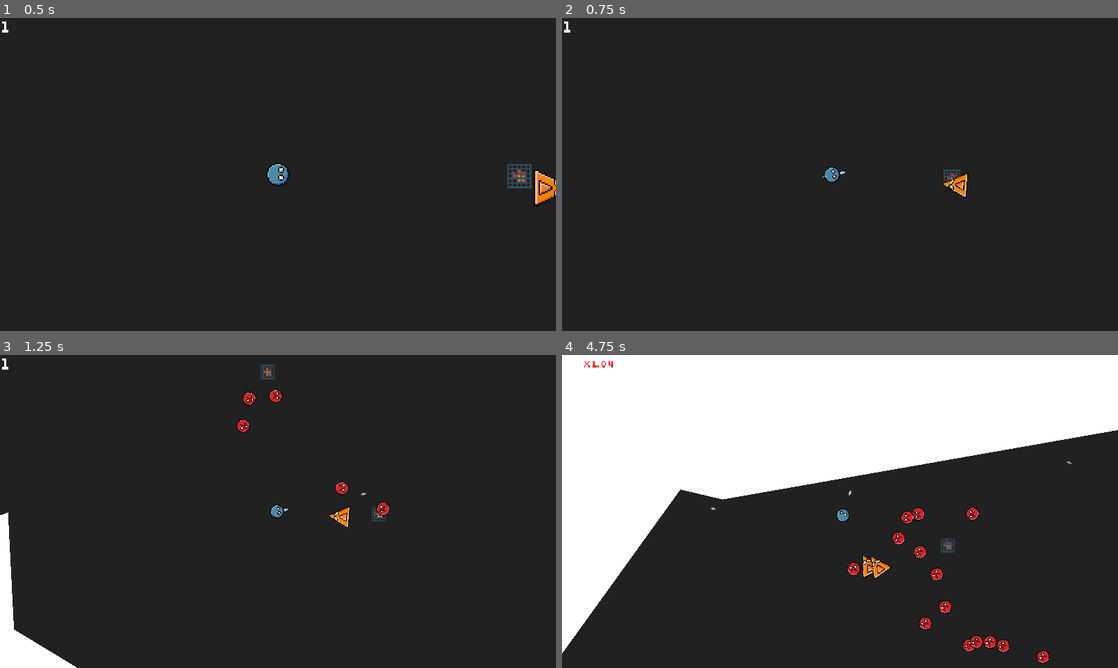
Above: before the commit, frames 1-4 (two rows, left to right).
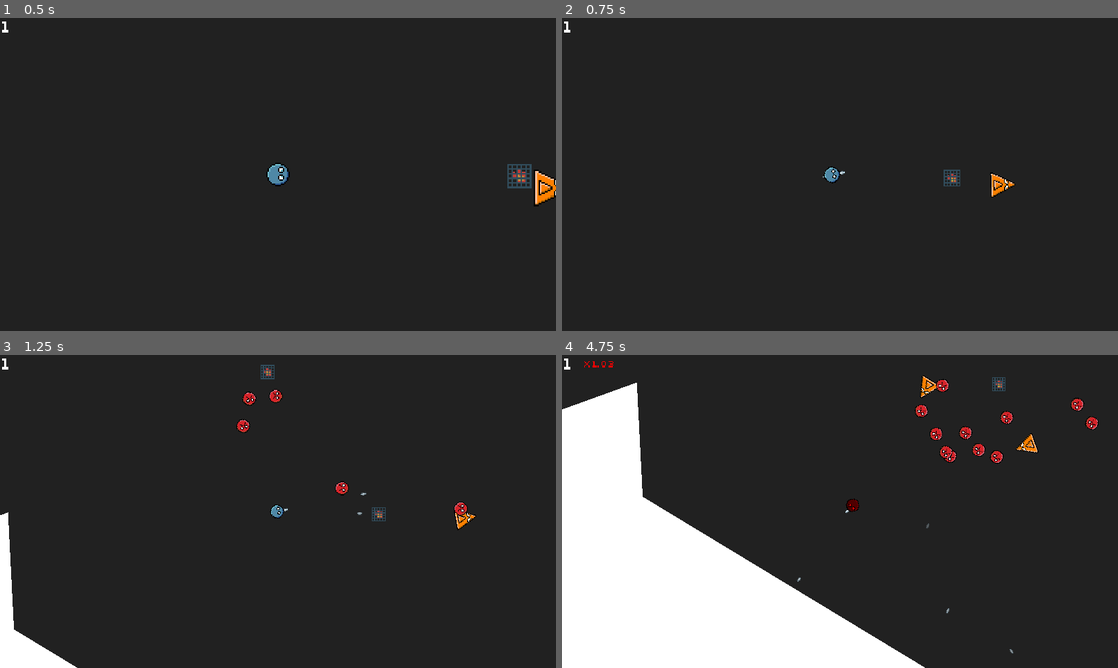
Above: after the commit, the same moments.

Repository: veprogames/top-down-incremental
Game: Godot game, scene res://level/level.tscn
Same seed, same stepped clock (60 frames per second), same inputs: the game is played once before the commit and once after it.
Inputs (mouse positions are in pixels of both pictures, inside the frame that each line leads up to):
- Up to frame 1 (0.5 s): no input
- Up to frame 2 (0.75 s): move the mouse to (867, 174) at 0.52 s
- Up to frame 3 (1.25 s): no input
- Up to frame 4 (4.75 s): move the mouse to (812, 511) at 1.27 s; move the mouse to (851, 505) at 2.02 s; move the mouse to (834, 517) at 2.77 s; move the mouse to (878, 514) at 3.52 s; move the mouse to (795, 508) at 4.27 s

Frame 1 is identical in both runs. In frame 2, 0.4% of the frame differs, in the area x 68-82%, y 49-58%; in frame 3, 0.4%; in frame 4, 52%, in the area x 0-100%, y 0-100%.

Commit message:
raycast/shapecast helper function, enemies bounce on walls

Diff:
--- a/enemy/enemy.gd
+++ b/enemy/enemy.gd
@@ -11,7 +11,6 @@
 var knockback_velocity: Vector2 = Vector2.ZERO
 const KNOCKBACK_FRICTION: float = 2
 
-
 func _ready() -> void:
 	current_hp = hp
 	move_behaviors.assign(Utils.get_children_of_type(self, EnemyMoveBehavior))
@@ -23,11 +22,20 @@
 	for behavior: EnemyMoveBehavior in move_behaviors:
 		velocity += behavior.velocity
 
+	var motion: Vector2 = velocity * delta
+
 	rotation = velocity.angle()
 
-	position += velocity * delta
+	position += motion
 
 	knockback_velocity = knockback_velocity.lerp(Vector2.ZERO, delta * KNOCKBACK_FRICTION)
+
+	# check collision with walls
+	# can rarely glitch out on concave edges
+	var raycast_result: Utils.RayCastResult = Utils.cast_ray(self, motion.normalized() * 8, 0b100)
+	if raycast_result:
+		var knockback: Vector2 = raycast_result.normal * 400
+		knockback_velocity += knockback
 
 
 func damage(amount: float) -> void:
--- a/global/utils.gd
+++ b/global/utils.gd
@@ -1,5 +1,34 @@
 class_name Utils
 extends Object
+
+
+class RayCastResult:
+	var collider: Node
+	var normal: Vector2
+	var data: Dictionary
+
+	static func create(from: Dictionary) -> RayCastResult:
+		assert("collider" in from and "normal" in from)
+		var result: RayCastResult = RayCastResult.new()
+		@warning_ignore("unsafe_cast")
+		result.collider = from.collider as Node
+		@warning_ignore("unsafe_cast")
+		result.normal = from.normal as Vector2
+		result.data = from
+		return result
+
+# TODO unused right now
+class ShapeCastResult:
+	var collider: Node
+	var data: Dictionary
+
+	static func create(from: Dictionary) -> ShapeCastResult:
+		assert("collider" in from)
+		var result: ShapeCastResult = ShapeCastResult.new()
+		@warning_ignore("unsafe_cast")
+		result.collider = from.collider as Node
+		result.data = from
+		return result
 
 
 static func get_children_of_group(node: Node, group: String) -> Array:
@@ -20,3 +49,29 @@
 		if is_instance_of(child, type):
 			result.append(child)
 	return result
+
+
+static func cast_ray(from: Node2D, motion: Vector2, mask: int = 0xff_ff_ff_ff) -> RayCastResult:
+	var space_state: PhysicsDirectSpaceState2D = from.get_world_2d().direct_space_state
+	var query: PhysicsRayQueryParameters2D = PhysicsRayQueryParameters2D.create(
+		from.position,
+		from.position + motion,
+		mask
+	)
+	var collision: Dictionary = space_state.intersect_ray(query)
+	if not collision:
+		return null
+	return RayCastResult.create(collision)
+
+# TODO unused right now
+static func cast_shape(from: Node2D, shape: Shape2D, mask: int = 0xff_ff_ff_ff) -> ShapeCastResult:
+	var space_state: PhysicsDirectSpaceState2D = from.get_world_2d().direct_space_state
+	var query: PhysicsShapeQueryParameters2D = PhysicsShapeQueryParameters2D.new()
+	query.collide_with_areas = true
+	query.collide_with_bodies = false
+	query.shape = shape
+	query.collision_mask = mask
+	var collisions: Array[Dictionary] = space_state.intersect_shape(query, 1)
+	if collisions.size() == 0:
+		return null
+	return ShapeCastResult.create(collisions[0])
